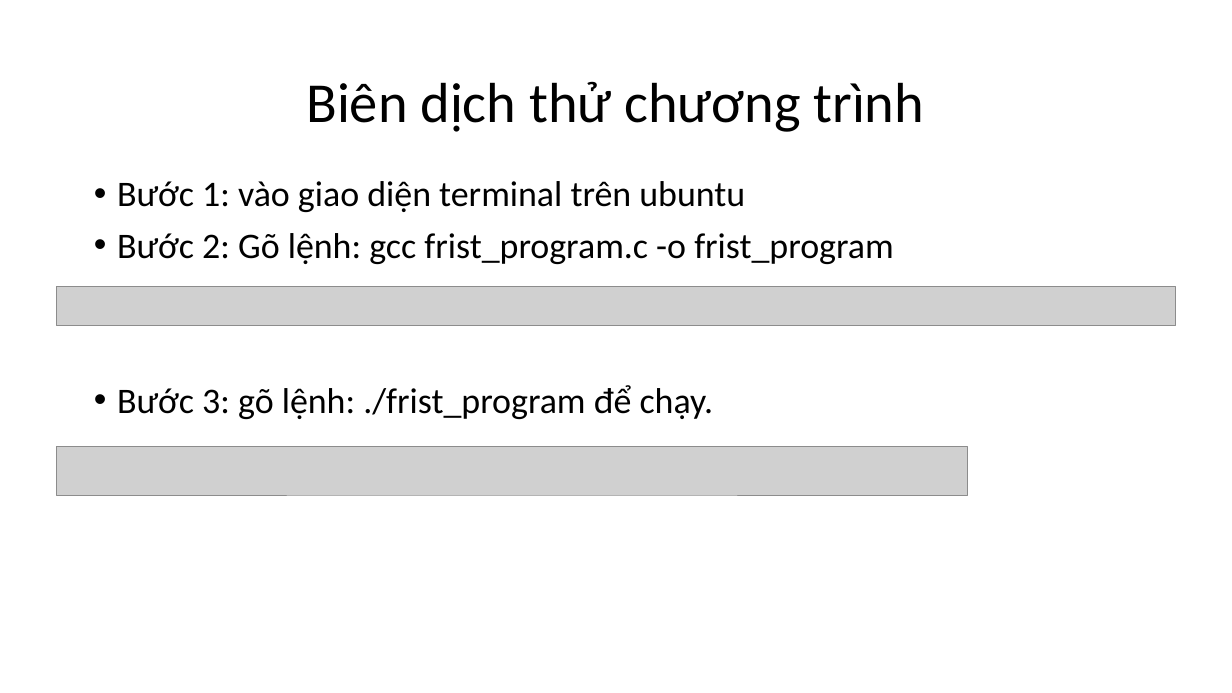
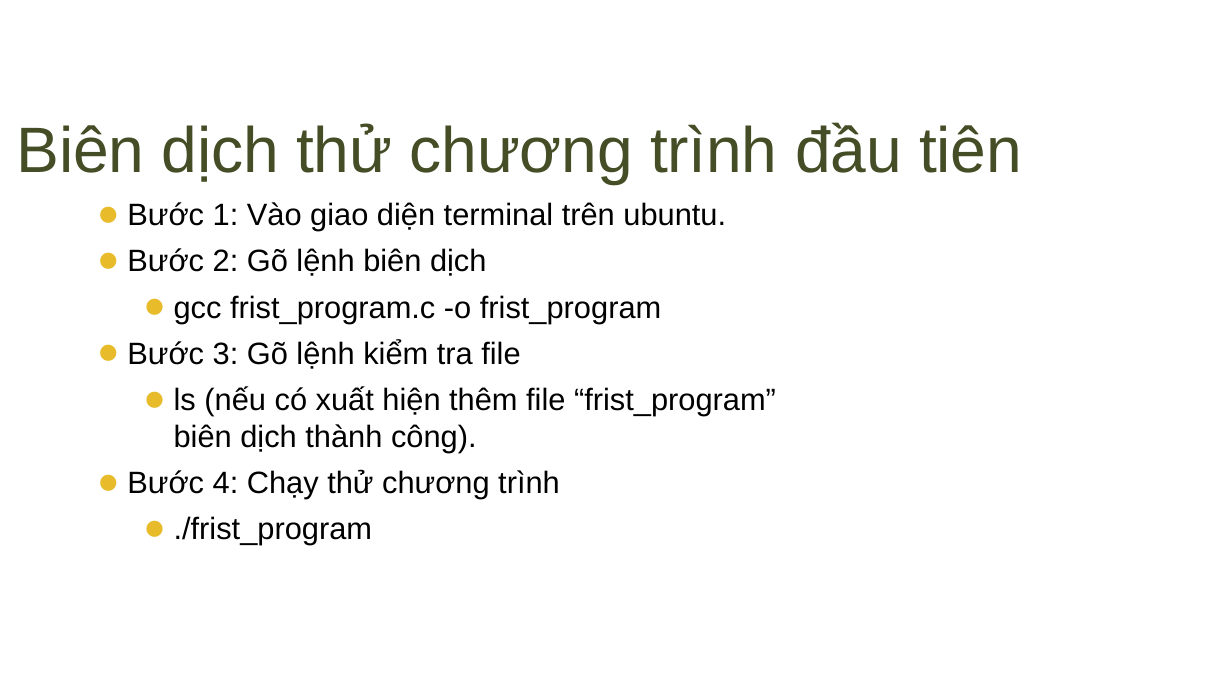
Before and after one commit to daydien12/Trainning_C, a slide deck: slide 14 of Day_1/Buổi 1.pptx (slide 13 before the commit). Drawn at 1232x693 pixels with LibreOffice and Linux fonts; fonts in the diff are those of the drawing; grey boxes stand for pictures; background and template pictures are left out. Boxes give left, top, right and bottom in pixels: in the first picture for what was removed or moved away, otherwise in the second. Text is boxed around its words. In the diff, an @@ line names an element or a change of style, - is before the commit and + after.

```diff
--- a/Day_1/Buổi 1.pptx
+++ b/Day_1/Buổi 1.pptx
@@ title "Biên dịch thử chương trình ..." at [17,122,1022,184]: vertical alignment middle to top @@
@@ title at [17,122,1022,184]: text changed; size 44 to 50 pt; font Calibri to Arial; text colour #000000 to #444D25 @@
-Biên dịch thử chương trình
+Biên dịch thử chương trình đầu tiên
@@ text at [127,202,776,545]: text changed; size 28 to 24 pt; font Calibri to Arial @@
-• Bước 1: vào giao diện terminal trên ubuntu
-• Bước 2: Gõ lệnh: gcc frist_program.c -o frist_program
-• Bước 3: gõ lệnh: ./frist_program để chạy.
+⚫ Bước 1: Vào giao diện terminal trên ubuntu.
+⚫ Bước 2: Gõ lệnh biên dịch
+  ⚫ gcc frist_program.c -o frist_program
+⚫ Bước 3: Gõ lệnh kiểm tra file
+  ⚫ ls (nếu có xuất hiện thêm file “frist_program” biên dịch thành công).
+⚫ Bước 4: Chạy thử chương trình
+  ⚫ ./frist_program
@@ picture removed at [56,287,1176,326] @@
@@ picture removed at [56,447,968,495] @@
```
Also in this commit, not shown: 32 other slides changed, 6 slides added, 4 slides removed, 19 other files.
